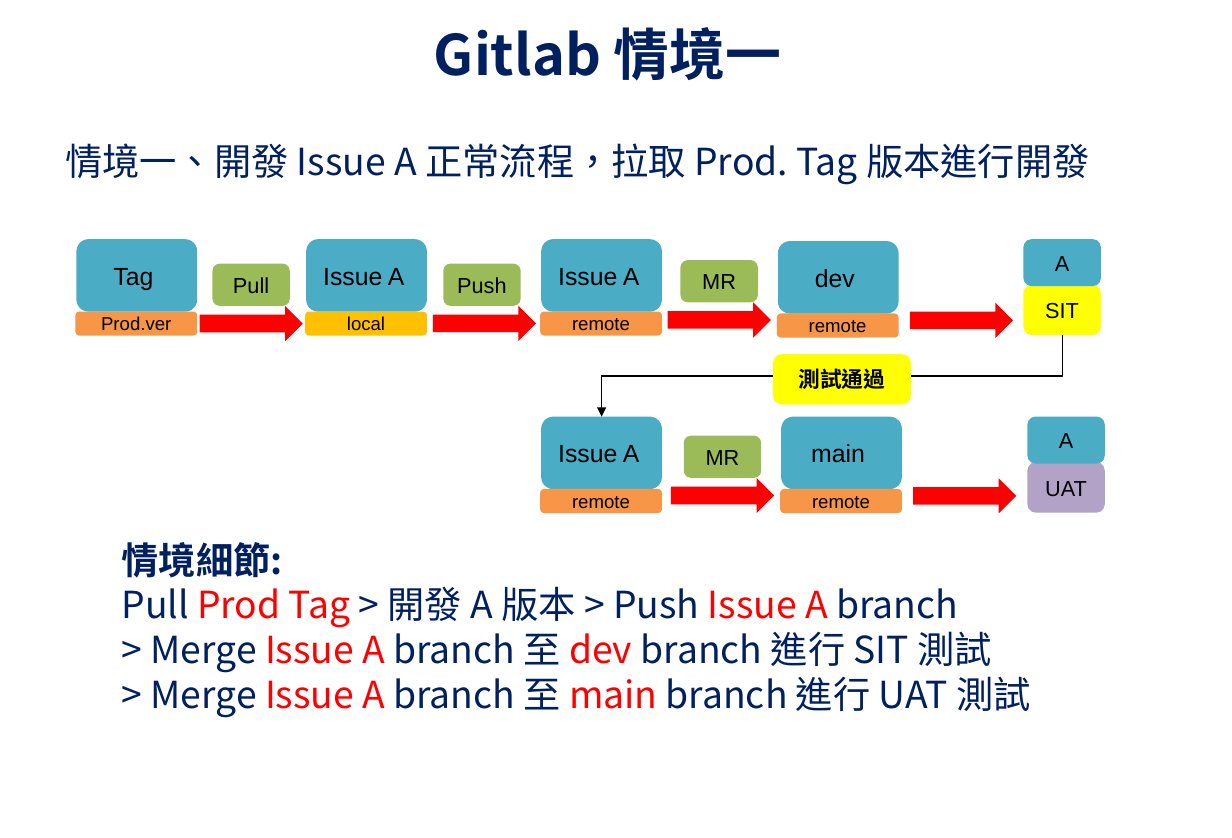
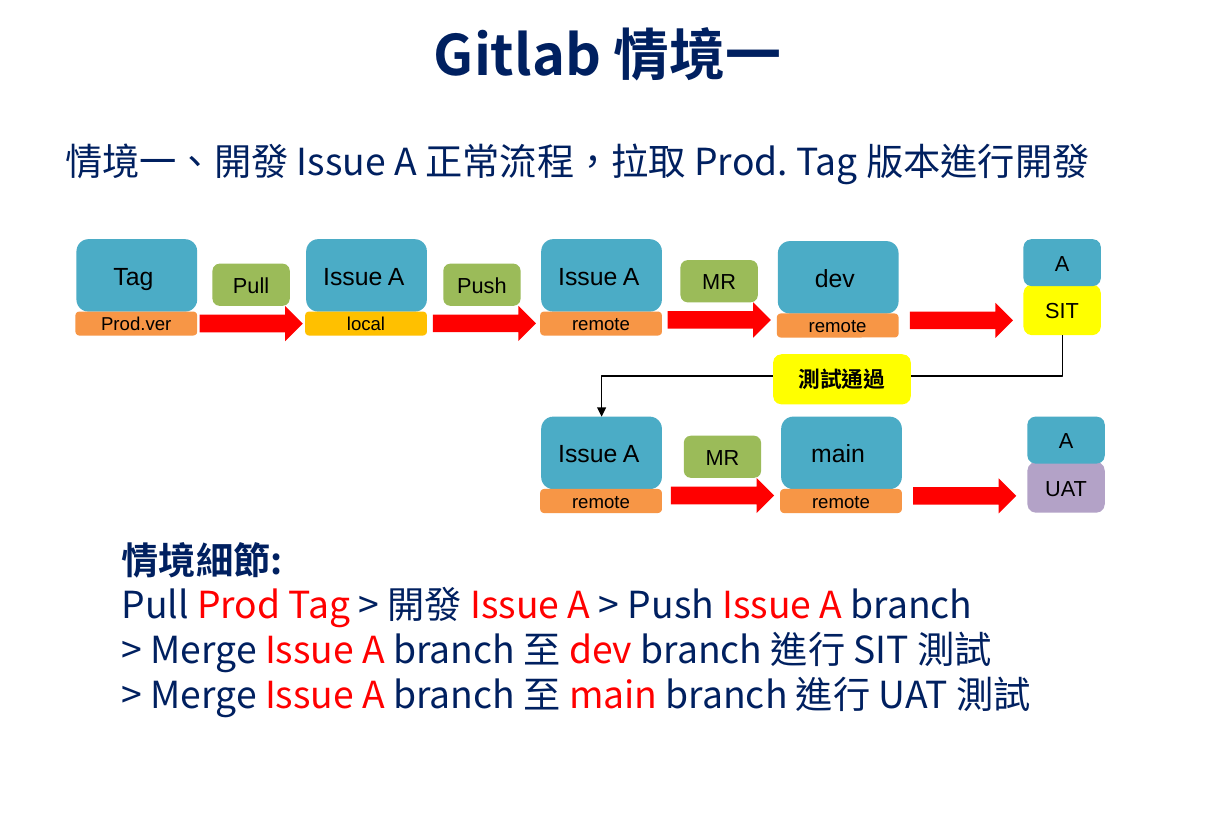
Before and after one commit to UDFWu/transfile, a slide deck: slide 2 of CICD Process.pptx. Drawn at 1232x838 pixels with LibreOffice and Linux fonts; fonts in the diff are those of the drawing; background and template pictures are left out. Boxes give left, top, right and bottom in pixels: in the first picture for what was removed or moved away, otherwise in the second. Text is boxed around its words. In the diff, an @@ line names an element or a change of style, - is before the commit and + after.

```diff
--- a/CICD Process.pptx
+++ b/CICD Process.pptx
@@ text at (122,587,973,628): text changed; text colour #002060 to #FF0000 @@
-Pull Prod Tag > 開發 A 版本 > Push Issue A branch
+Pull Prod Tag > 開發 Issue A > Push Issue A branch
```
Also in this commit, not shown: 5 other slides changed.
